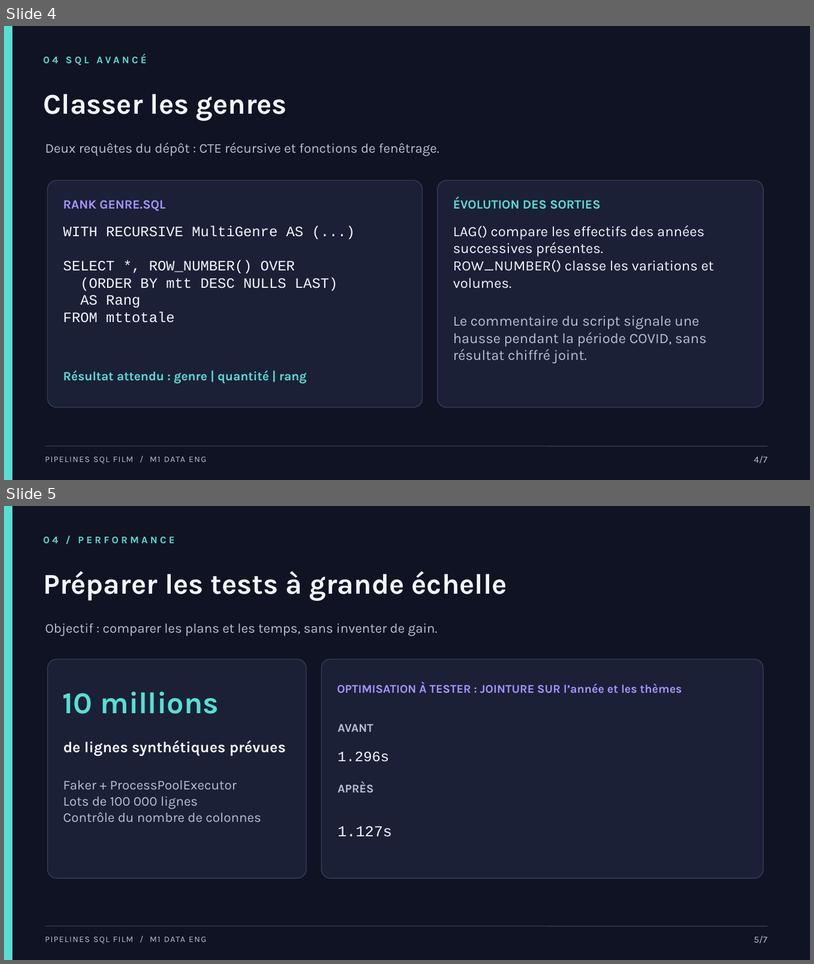
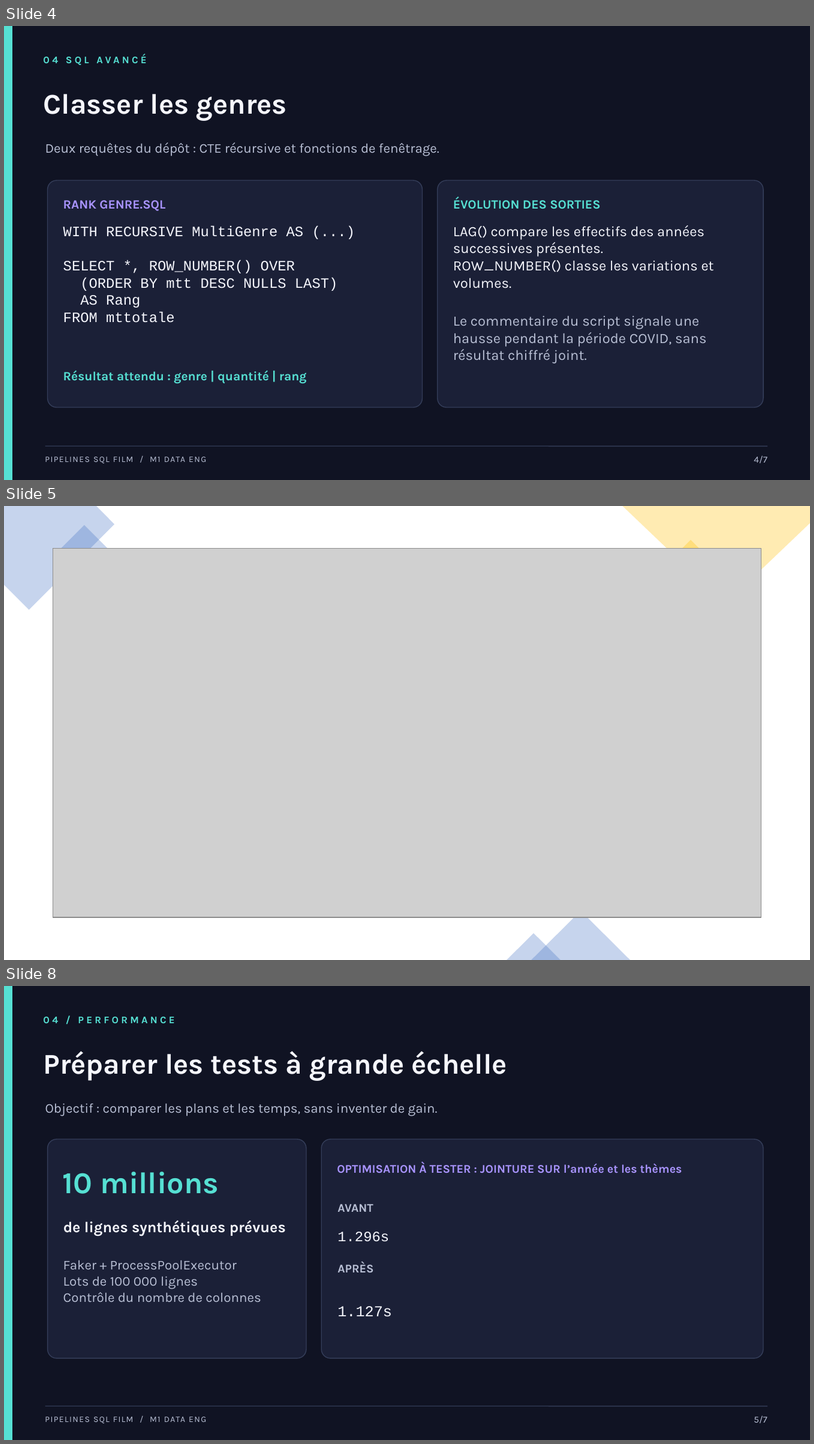
Before and after one commit to qevan91/Pipelines-SQL-Film, a slide deck: docs/Pipelines_SQL_Film_Soutenance_5min_V7_MCD_final.pptx. Shown one above the other, each under a label of ours: slides 4 and 5 before the commit, slides 4, 5 and 8 after it; the slides between them are not shown. The pictures are 814x964 and 814x1444 pixels, drawn with LibreOffice and Linux fonts; fonts in the diff are those of the drawing; grey boxes stand for pictures. Boxes give left, top, right and bottom in pixels: in the first picture for what was removed or moved away, otherwise in the second. Text is boxed around its words. In the diff, an @@ line names an element or a change of style, - is before the commit and + after.

```diff
--- a/docs/Pipelines_SQL_Film_Soutenance_5min_V7_MCD_final.pptx
+++ b/docs/Pipelines_SQL_Film_Soutenance_5min_V7_MCD_final.pptx
@@ slide 5 added at (4, 506, 810, 960), background #FFFFFF @@
@@ freeform shape added at (4, 506, 115, 610), fill #4472C4 at 30% opacity @@
@@ freeform shape added at (623, 506, 810, 604), fill #FFC000 at 30% opacity @@
@@ rectangle added at (54, 525, 115, 586), fill #4472C4 at 30% opacity @@
@@ rectangle added at (659, 540, 723, 604), fill #FFC000 at 30% opacity @@
@@ picture added at (53, 549, 762, 917) @@
@@ triangle added at (531, 911, 630, 960), fill #4472C4 at 30% opacity @@
@@ triangle added at (507, 933, 561, 960), fill #4472C4 at 30% opacity @@
@@ what was slide 5 is now slide 8 @@
```
Also in this commit, not shown: 1 slide changed, 2 other slides added, 1 other file.
